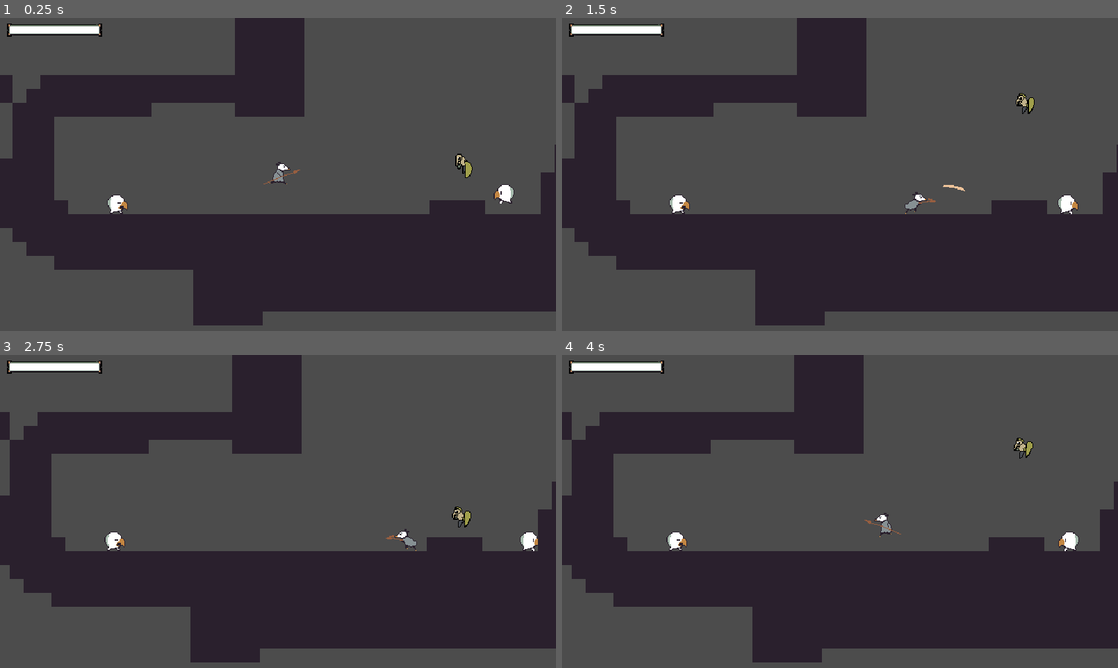
Above: before the commit, frames 1-4 (two rows, left to right).
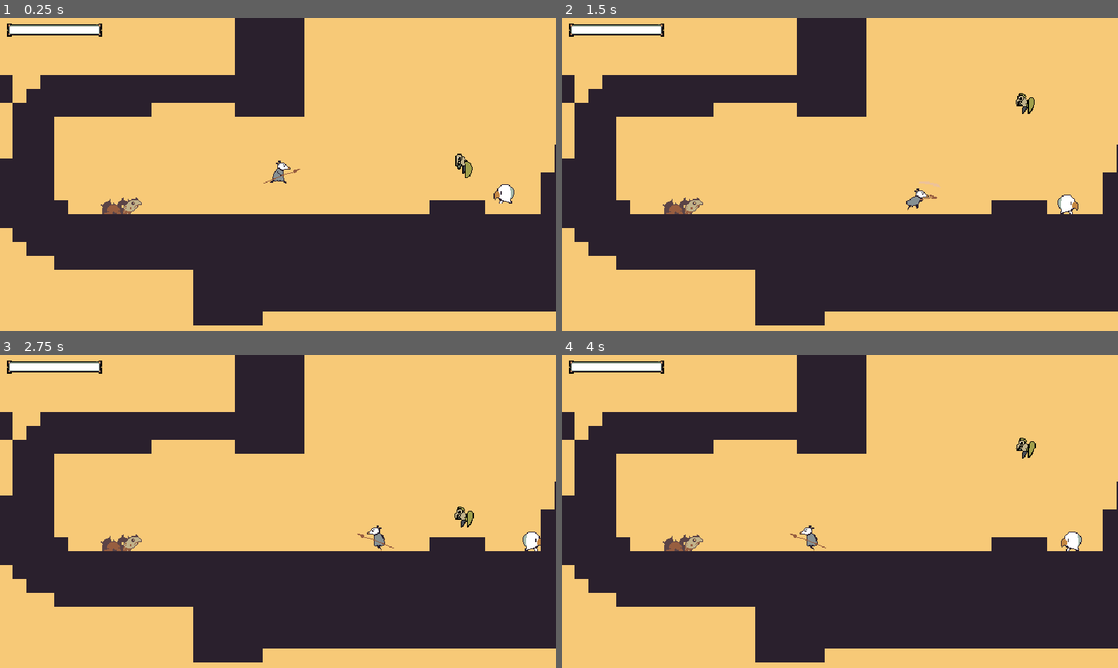
Above: after the commit, the same moments.

Repository: andhedrew/Didelphis
Game: Godot game, scene res://World.tscn
Same seed, same stepped clock (60 frames per second), same inputs: the game is played once before the commit and once after it. Sound files missing from this copy of the repository are replaced by a short silence.
Inputs:
- Up to frame 1 (0.25 s): no input
- Up to frame 2 (1.5 s): hold D (right) from 0.53 s (still down); tap X (attack) at 0.6, 1.35 s; tap Z (jump) at 0.77 s
- Up to frame 3 (2.75 s): tap Z (jump) at 1.52 s; release D (right) at 2.03 s; hold A (left) from 2.03 s (still down); tap X (attack) at 2.1 s
- Up to frame 4 (4 s): keep holding A (left); tap X (attack) at 2.85, 3.6 s; tap Z (jump) at 3.02, 3.77 s

The runs differ from the first frame. In frame 1, 60% of the frame differs, in the area x 0-100%, y 0-100%; in frame 2, 61%; in frame 3, 61%; in frame 4, 61%.

Commit message:
Spitter Plant mostly working

Diff:
--- a/Actors/Enemies/Paroot/Paroot.tscn
+++ b/Actors/Enemies/Paroot/Paroot.tscn
@@ -108,7 +108,6 @@
 collision_layer = 16
 collision_mask = 2
 monitoring = false
-knockback_force = 5.0
 
 [node name="CollisionShape2D" parent="hitbox" index="0"]
 position = Vector2( -1.5, -8.5 )
--- a/Actors/Enemies/SpitterPlant/SpitterPlant.gd
+++ b/Actors/Enemies/SpitterPlant/SpitterPlant.gd
@@ -26,6 +26,7 @@
 	velocity.y = min(velocity.y, max_fall_speed)
 
 func idle_state():
+	animation_player.play("idle")
 	apply_gravity()
 	move()
 
@@ -41,6 +42,7 @@
 
 
 func  attack_state():
+	animation_player.play("attack")
 	if state_timer > attack_delay:
 		var bullet = bullet_scene.instance()
 		var xspeed := 0.0
@@ -64,6 +66,7 @@
 		bullet.velocity = Vector2(xspeed, yspeed)
 		get_parent().get_parent().add_child(bullet)
 
+		yield(animation_player, "animation_finished")
 		state = Enums.State.IDLE
 
 
@@ -76,6 +79,7 @@
 
 
 func  hurt_state():
+	animation_player.play("hurt")
 	apply_gravity()
 	apply_friction()
 	move()
--- a/Actors/Enemies/SpitterPlant/SpitterPlant.tscn
+++ b/Actors/Enemies/SpitterPlant/SpitterPlant.tscn
@@ -1,19 +1,34 @@
-[gd_scene load_steps=13 format=2]
+[gd_scene load_steps=14 format=2]
 
-[ext_resource path="res://Actors/Enemies/Paroot/Paroot.png" type="Texture" id=1]
+[ext_resource path="res://Actors/Enemies/SpitterPlant/spitter_plant.png" type="Texture" id=1]
 [ext_resource path="res://Actors/Enemies/SpitterPlant/SpitterPlant.gd" type="Script" id=2]
 [ext_resource path="res://hitboxes/TakeDamageBox.tscn" type="PackedScene" id=3]
 [ext_resource path="res://hitboxes/hitbox.tscn" type="PackedScene" id=4]
-[ext_resource path="res://Weapons/Projectiles/projectile.tscn" type="PackedScene" id=5]
+[ext_resource path="res://Weapons/Projectiles/Tumblethorn/tumblethorn_projectile.tscn" type="PackedScene" id=5]
 
 [sub_resource type="RectangleShape2D" id=8]
 extents = Vector2( 7.5, 9.5 )
 
 [sub_resource type="RectangleShape2D" id=9]
-extents = Vector2( 9.5, 10 )
 
 [sub_resource type="RectangleShape2D" id=10]
-extents = Vector2( 9.5, 8.5 )
+extents = Vector2( 21.5, 8 )
+
+[sub_resource type="Animation" id=16]
+resource_name = "attack"
+length = 0.6
+tracks/0/type = "value"
+tracks/0/path = NodePath("Model:frame")
+tracks/0/interp = 1
+tracks/0/loop_wrap = true
+tracks/0/imported = false
+tracks/0/enabled = true
+tracks/0/keys = {
+"times": PoolRealArray( 0, 0.1, 0.2, 0.3, 0.4, 0.5 ),
+"transitions": PoolRealArray( 1, 1, 1, 1, 1, 1 ),
+"update": 1,
+"values": [ 3, 4, 5, 6, 7, 8 ]
+}
 
 [sub_resource type="Animation" id=14]
 resource_name = "hurt"
@@ -28,12 +43,13 @@
 "times": PoolRealArray( 0 ),
 "transitions": PoolRealArray( 1 ),
 "update": 1,
-"values": [ 3 ]
+"values": [ 2 ]
 }
 
-[sub_resource type="Animation" id=13]
-resource_name = "walk"
-length = 0.4
+[sub_resource type="Animation" id=15]
+resource_name = "idle"
+length = 2.0
+loop = true
 tracks/0/type = "value"
 tracks/0/path = NodePath("Model:frame")
 tracks/0/interp = 1
@@ -41,10 +57,10 @@
 tracks/0/imported = false
 tracks/0/enabled = true
 tracks/0/keys = {
-"times": PoolRealArray( 0, 0.2 ),
+"times": PoolRealArray( 0, 1 ),
 "transitions": PoolRealArray( 1, 1 ),
 "update": 1,
-"values": [ 1, 2 ]
+"values": [ 0, 1 ]
 }
 
 [sub_resource type="Animation" id=11]
@@ -105,33 +121,34 @@
 monitorable = false
 
 [node name="CollisionShape2D" parent="hurtbox" index="0"]
-position = Vector2( -1.5, -10 )
+position = Vector2( 15, -10 )
 shape = SubResource( 9 )
 
 [node name="hitbox" parent="." instance=ExtResource( 4 )]
 collision_layer = 16
 collision_mask = 2
 monitoring = false
-knockback_force = 5.0
 
 [node name="CollisionShape2D" parent="hitbox" index="0"]
-position = Vector2( -1.5, -8.5 )
+position = Vector2( 3.5, -8 )
 shape = SubResource( 10 )
 
 [node name="InvulnerableTimer" type="Timer" parent="."]
 wait_time = 0.5
 
 [node name="Model" type="Node2D" parent="."]
+position = Vector2( 12, 6 )
 
 [node name="Model" type="Sprite" parent="Model"]
 position = Vector2( -2, -14 )
 texture = ExtResource( 1 )
-hframes = 5
-frame = 3
+hframes = 9
+frame = 2
 
 [node name="AnimationPlayer" type="AnimationPlayer" parent="Model"]
+anims/attack = SubResource( 16 )
 anims/hurt = SubResource( 14 )
-anims/walk = SubResource( 13 )
+anims/idle = SubResource( 15 )
 
 [node name="EffectsPlayer" type="AnimationPlayer" parent="Model"]
 root_node = NodePath("../..")
@@ -146,7 +163,7 @@
 collide_with_areas = true
 
 [node name="BulletSpawn" type="Position2D" parent="."]
-position = Vector2( 18, -10 )
+position = Vector2( 32, -15 )
 
 [connection signal="area_entered" from="hurtbox" to="." method="when_hitbox_area_entered"]
 
--- a/Actors/player.gd
+++ b/Actors/player.gd
@@ -2,8 +2,8 @@
 class_name Player
 
 export(int) var health = 3
-export var gravity := 3.9
-export var extra_gravity_on_fall := 3
+export var gravity := 3.9*55
+export var extra_gravity_on_fall := 3*55
 export var max_move_speed := 120
 export var acceleration := 7
 export var acceleration_in_air := 5
@@ -198,9 +198,9 @@
 
 
 func apply_gravity(delta):
-	velocity.y += gravity
+	velocity.y += gravity*delta
 	if velocity.y > 0:
-		velocity.y += extra_gravity_on_fall
+		velocity.y += extra_gravity_on_fall*delta
 	velocity.y = min(velocity.y, max_fall_speed)
 
 
--- a/Weapons/BaseWeapon.tscn
+++ b/Weapons/BaseWeapon.tscn
@@ -1,44 +1,14 @@
-[gd_scene load_steps=10 format=2]
+[gd_scene load_steps=5 format=2]
 
 [ext_resource path="res://Weapons/Projectiles/projectile.tscn" type="PackedScene" id=1]
 [ext_resource path="res://Weapon.gd" type="Script" id=2]
-[ext_resource path="res://Sprites/tiles.png" type="Texture" id=3]
 [ext_resource path="res://Weapons/BulletSpawn.gd" type="Script" id=4]
 [ext_resource path="res://Sprites/player_weapon_claw.png" type="Texture" id=5]
-
-[sub_resource type="AtlasTexture" id=1]
-atlas = ExtResource( 3 )
-region = Rect2( 48, 0, 16, 16 )
-
-[sub_resource type="SpriteFrames" id=2]
-animations = [ {
-"frames": [ SubResource( 1 ) ],
-"loop": true,
-"name": "default",
-"speed": 5.0
-} ]
-
-[sub_resource type="CircleShape2D" id=3]
-radius = 8.0
-
-[sub_resource type="PackedScene" id=4]
-_bundled = {
-"base_scene": 0,
-"conn_count": 0,
-"conns": PoolIntArray(  ),
-"editable_instances": [ NodePath("Hitbox") ],
-"names": PoolStringArray( "Projectile", "damage", "speed", "AnimatedSprite", "frames", "CollisionShape2D", "shape" ),
-"node_count": 3,
-"node_paths": [ NodePath("."), NodePath("./Hitbox") ],
-"nodes": PoolIntArray( -1, -1, 2147483647, 0, -1, 2, 1, 1, 2, 2, 0, 1073741824, -1, 2147483647, 262147, -1, 1, 4, 3, 0, 1073741825, -1, 2147483647, 262149, -1, 1, 6, 4, 0 ),
-"variants": [ ExtResource( 1 ), 5, 9.0, SubResource( 2 ), SubResource( 3 ) ],
-"version": 2
-}
 
 [node name="BaseWeapon" type="Node2D"]
 position = Vector2( -2, -14 )
 script = ExtResource( 2 )
-bullet_scene = SubResource( 4 )
+bullet_scene = ExtResource( 1 )
 weapon_spritesheet = ExtResource( 5 )
 pass_through_environment = true
 
--- /dev/null
+++ b/Weapons/Projectiles/Tumblethorn/tumblethorn_projectile.gd
@@ -0,0 +1,18 @@
+extends "res://Weapons/Projectiles/projectile.gd"
+
+
+func _ready():
+	pass
+
+
+func _physics_process(delta):
+	velocity.x = speed
+#	if is_on_floor():
+#		velocity.y = -30
+
+	apply_gravity(delta)
+
+
+func apply_gravity(delta):
+	var gravity = 3.9*55
+	velocity.y += gravity*delta
--- /dev/null
+++ b/Weapons/Projectiles/Tumblethorn/tumblethorn_projectile.tscn
@@ -0,0 +1,60 @@
+[gd_scene load_steps=7 format=2]
+
+[ext_resource path="res://Hitboxes/Hitbox.tscn" type="PackedScene" id=1]
+[ext_resource path="res://Weapons/Projectiles/Tumblethorn/tumblethorn_projectile.gd" type="Script" id=2]
+[ext_resource path="res://Weapons/Projectiles/Tumblethorn/tumbletorn.png" type="Texture" id=3]
+
+[sub_resource type="CircleShape2D" id=4]
+radius = 15.0
+
+[sub_resource type="Animation" id=8]
+resource_name = "bullet"
+loop = true
+tracks/0/type = "value"
+tracks/0/path = NodePath("Model/BulletSprite:frame")
+tracks/0/interp = 1
+tracks/0/loop_wrap = true
+tracks/0/imported = false
+tracks/0/enabled = true
+tracks/0/keys = {
+"times": PoolRealArray( 0, 0.1 ),
+"transitions": PoolRealArray( 1, 1 ),
+"update": 1,
+"values": [ 0, 1 ]
+}
+
+[sub_resource type="CircleShape2D" id=9]
+radius = 13.0
+
+[node name="Projectile" type="KinematicBody2D"]
+collision_layer = 4
+collision_mask = 3
+script = ExtResource( 2 )
+bullet_sprite = ExtResource( 3 )
+
+[node name="Hitbox" parent="." instance=ExtResource( 1 )]
+position = Vector2( 0, -17 )
+collision_layer = 0
+collision_mask = 0
+
+[node name="CollisionShape2D" parent="Hitbox" index="0"]
+shape = SubResource( 4 )
+
+[node name="Model" type="Node2D" parent="."]
+position = Vector2( 0, -17 )
+
+[node name="BulletSprite" type="Sprite" parent="Model"]
+texture = ExtResource( 3 )
+hframes = 2
+
+[node name="AnimationPlayer" type="AnimationPlayer" parent="Model"]
+root_node = NodePath("../..")
+anims/bullet = SubResource( 8 )
+
+[node name="CollisionShape2D" type="CollisionShape2D" parent="."]
+position = Vector2( 0, -17 )
+shape = SubResource( 9 )
+
+[connection signal="body_entered" from="Hitbox" to="." method="_on_Hitbox_body_entered"]
+
+[editable path="Hitbox"]
--- a/World.tscn
+++ b/World.tscn
@@ -505,7 +505,6 @@
 motion_mirroring = Vector2( 640, 360 )
 
 [node name="Sprite" type="Sprite" parent="ParallaxBackground/ParallaxLayer"]
-visible = false
 texture = ExtResource( 10 )
 centered = false
 
@@ -593,11 +592,21 @@
 [node name="SpitterPlant" parent="." instance=ExtResource( 11 )]
 position = Vector2( -86, -64 )
 
+[node name="SpitterPlant2" parent="." instance=ExtResource( 11 )]
+position = Vector2( 944, -208 )
+scale = Vector2( -1, 1 )
+
+[node name="SpitterPlant3" parent="." instance=ExtResource( 11 )]
+position = Vector2( 1050, -256 )
+scale = Vector2( -1, 1 )
+
 [node name="Player" parent="." instance=ExtResource( 1 )]
 position = Vector2( 98, -109 )
 
 [node name="BaseWeapon" parent="Player" instance=ExtResource( 2 )]
 weapon_spritesheet = ExtResource( 6 )
+attack_delay_in_seconds = 5.0
+reload_time = 0.5
 
 [node name="ForegroundTileMap" type="TileMap" parent="."]
 tile_set = SubResource( 3 )
Binary file removed: Actors/Enemies/SpitterPlant/Paroot.png
Binary file added: Actors/Enemies/SpitterPlant/spitter_plant.png
Not shown, changed: Actors/Enemies/SpitterPlant/spitter_plant.png.import
Binary file added: Weapons/Projectiles/Tumblethorn/tumbletorn.png
Not shown, added: Weapons/Projectiles/Tumblethorn/tumbletorn.png.import
